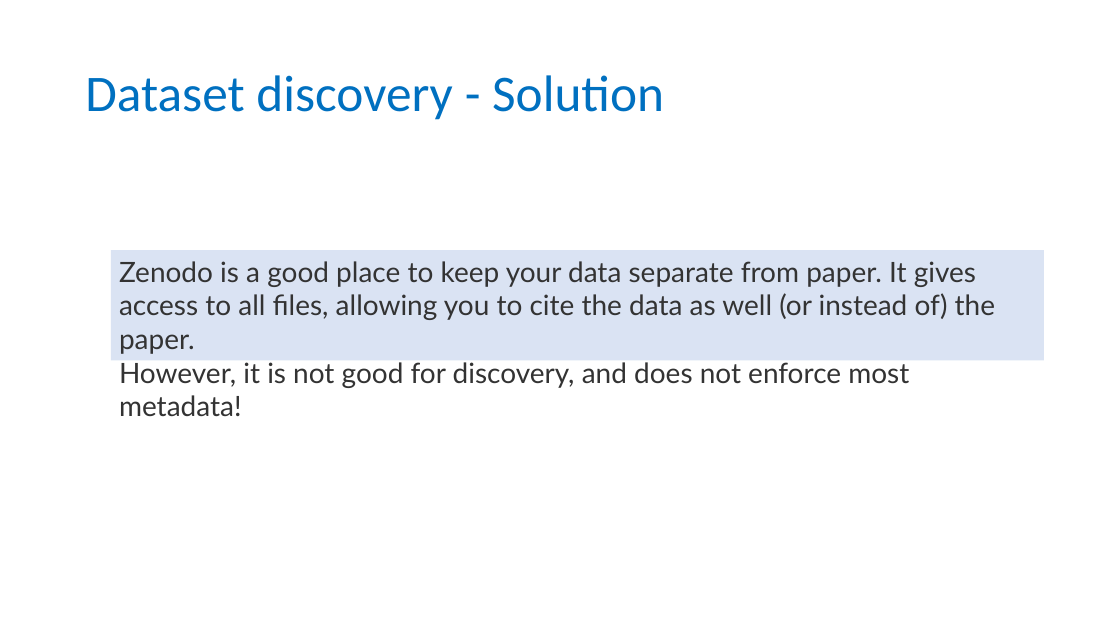
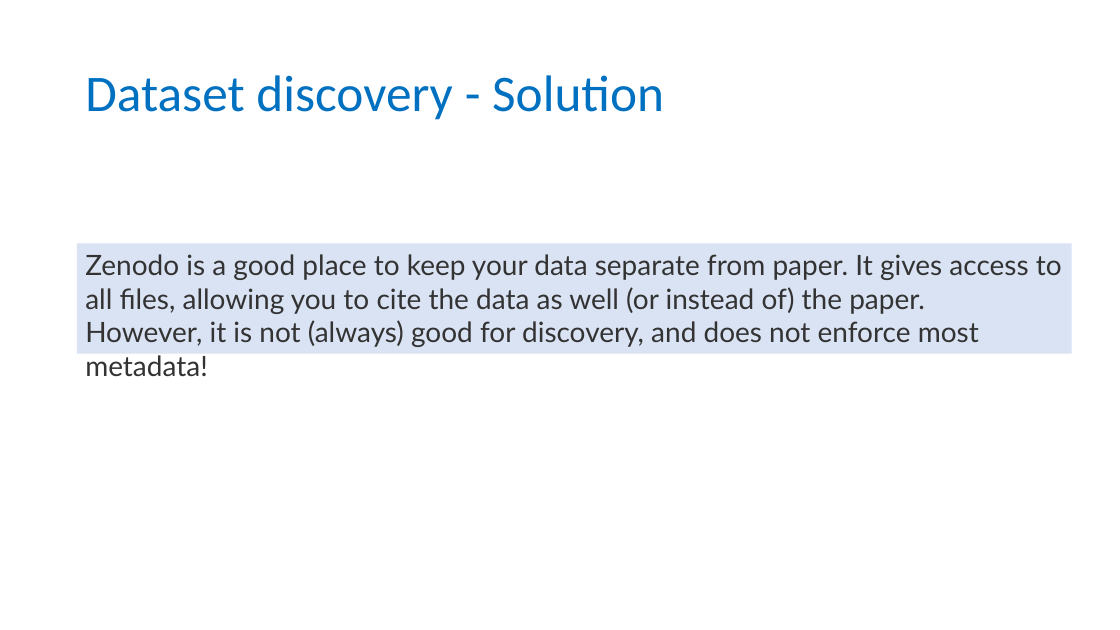
Before and after one commit to carpentries-incubator/fair-bio-practice, a slide deck: slide 13 of instructors/13-Repositories_v3.0.pptx. Drawn at 1120x630 pixels with LibreOffice and Linux fonts; fonts in the diff are those of the drawing; background and template pictures are left out. Boxes give left, top, right and bottom in pixels: in the first picture for what was removed or moved away, otherwise in the second. Text is boxed around its words. In the diff, an @@ line names an element or a change of style, - is before the commit and + after.

```diff
--- a/instructors/13-Repositories_v3.0.pptx
+++ b/instructors/13-Repositories_v3.0.pptx
@@ rectangle "Zenodo is a good place ...": place and size @@
-rectangle "Zenodo is a good place ..." at [111,250,1044,360]
+rectangle "Zenodo is a good place ..." at [77,244,1072,354]
@@ text in rectangle at [85,254,1062,347]: text changed @@
-Zenodo is a good place to keep your data separate from paper. It gives access to all files, allowing you to cite the data as well (or instead of) the paper.
-However, it is not good for discovery, and does not enforce most metadata!
+Zenodo is a good place to keep your data separate from paper. It gives access to all files, allowing you to cite the data as well (or instead of) the paper.
+However, it is not (always) good for discovery, and does not enforce most metadata!
```
Also in this commit, not shown: 1 other file.
